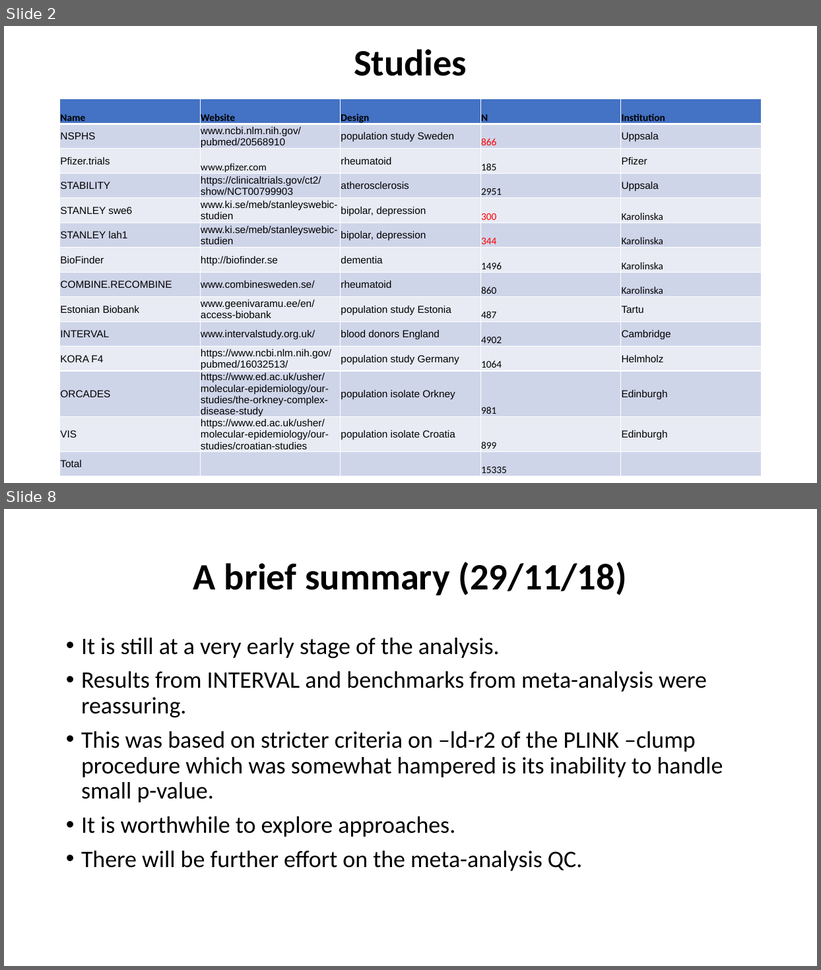
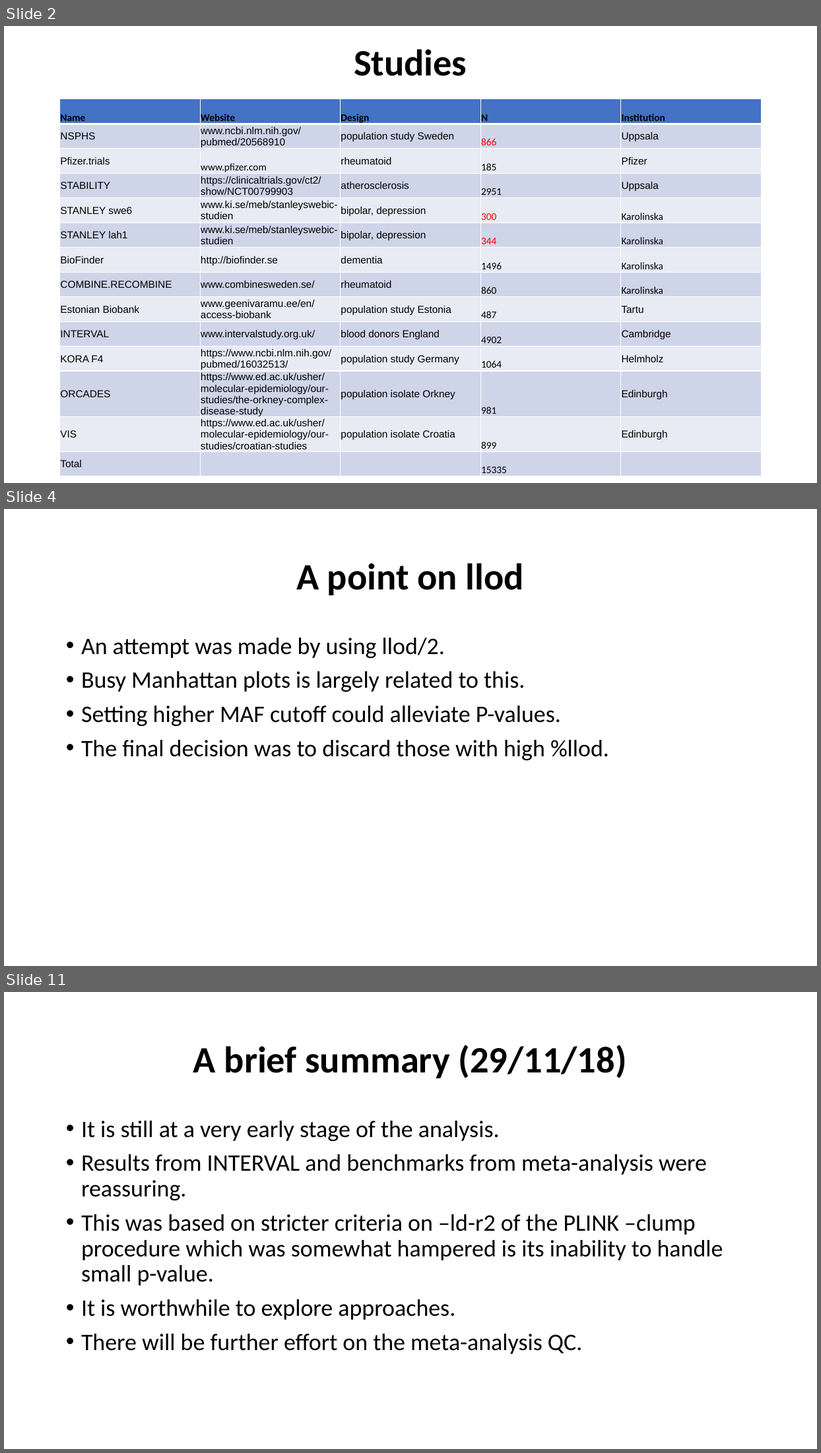
Before and after one commit to jinghuazhao/INF, a slide deck: doc/SCALLOP_INF1-120419.pptx. Shown one above the other, each under a label of ours: slides 2 and 8 before the commit, slides 2, 4 and 11 after it; the slides between them are not shown. The pictures are 821x970 and 821x1453 pixels, drawn with LibreOffice and Linux fonts; fonts in the diff are those of the drawing. Boxes give left, top, right and bottom in pixels: in the first picture for what was removed or moved away, otherwise in the second. Text is boxed around its words. In the diff, an @@ line names an element or a change of style, - is before the commit and + after.

```diff
--- a/doc/SCALLOP_INF1-120419.pptx
+++ b/doc/SCALLOP_INF1-120419.pptx
@@ slide 4 added at box(4, 509, 817, 966), background #FFFFFF @@
@@ title added at box(296, 563, 524, 595), 44 pt, text #000000, bold @@
+A point on llod
@@ text added at box(81, 638, 609, 760), 28 pt, text #000000 @@
+• An attempt was made by using llod/2.
+• Busy Manhattan plots is largely related to this.
+• Setting higher MAF cutoff could alleviate P-values.
+• The final decision was to discard those with high %llod.
@@ what was slide 8 is now slide 11 @@
```
Also in this commit, not shown: 7 slides changed, 4 other slides added, 2 slides removed.
